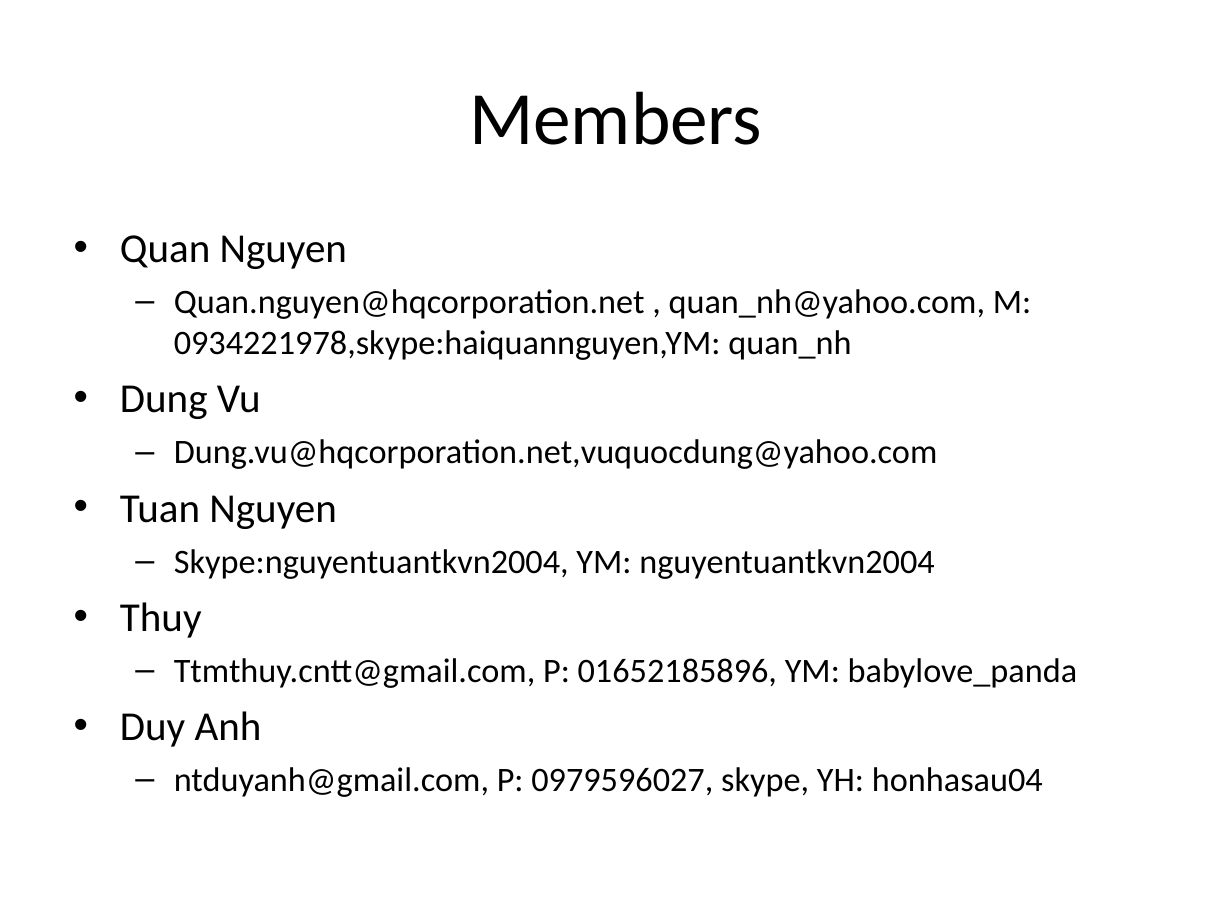
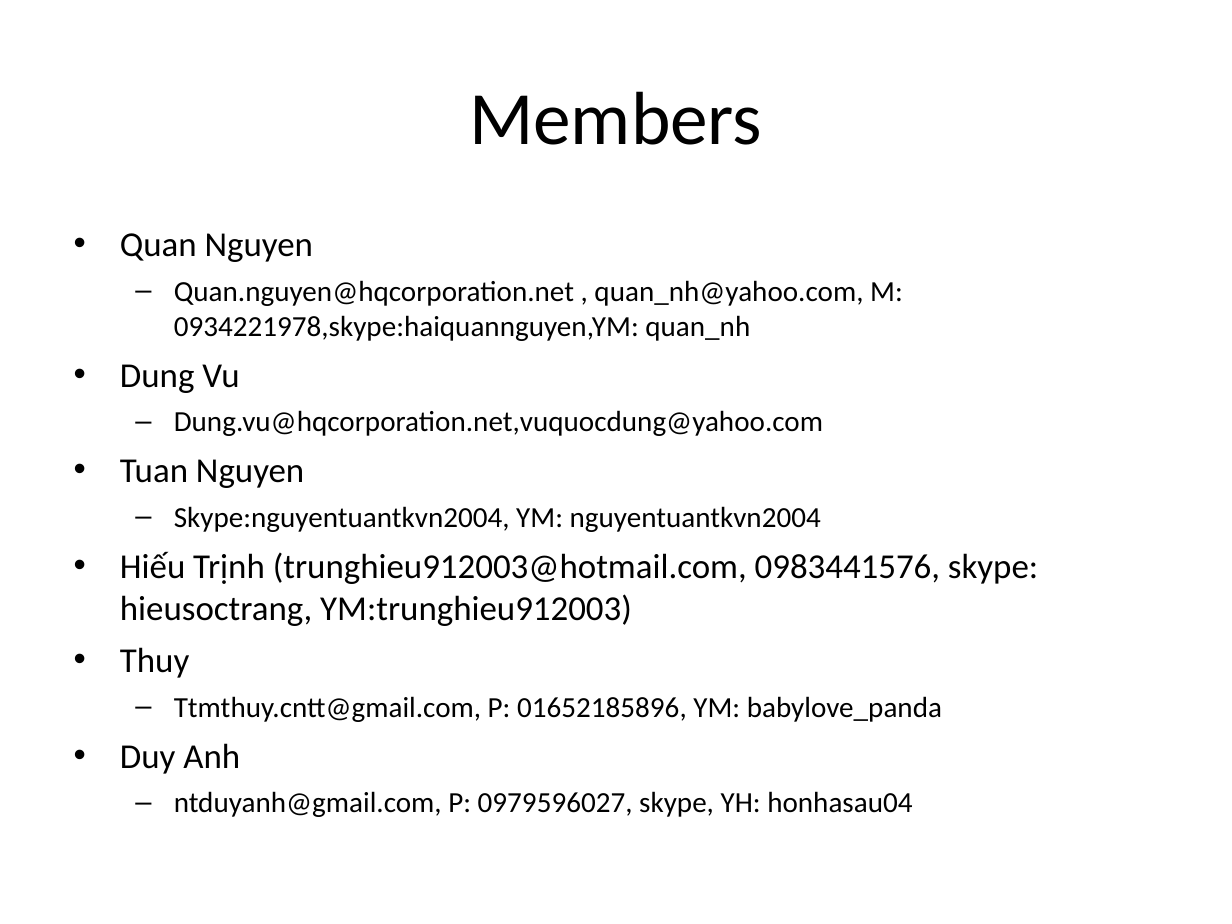
Before and after one commit to oghenez/trade-software, a slide deck: slide 2 of Documentation/Project Management/Communication Plan.ppt. Drawn at 1232x924 pixels with LibreOffice and Linux fonts; fonts in the diff are those of the drawing. Boxes give left, top, right and bottom in pixels: in the first picture for what was removed or moved away, otherwise in the second. Text is boxed around its words. In the diff, an @@ line names an element or a change of style, - is before the commit and + after.

```diff
--- a/Documentation/Project Management/Communication Plan.ppt
+++ b/Documentation/Project Management/Communication Plan.ppt
@@ text at (x1=120, y1=233, x2=942, y2=817): size 24 to 20.4 pt in "Quan Nguyen", "Dung Vu", "Tuan Nguyen", "Thuy" and 1 more places; size 20 to 17 pt in "Quan.nguyen@hqcorporation.net , quan_nh@yahoo.com, M: 093422 ...", "Dung.vu@hqcorporation.net,vuquocdung@yahoo.com", "Skype:nguyentuantkvn2004, YM: nguyentuantkvn2004", "Ttmthuy.cntt@gmail.com, P: 01652185896, YM: babylove_panda" and 1 more places @@
@@ text at (x1=120, y1=551, x2=1038, y2=626): paragraph added @@
+• Hiếu Trịnh (trunghieu912003@hotmail.com, 0983441576, skype: hieusoctrang, YM:trunghieu912003)
```
Also in this commit, not shown: 2 other files.
